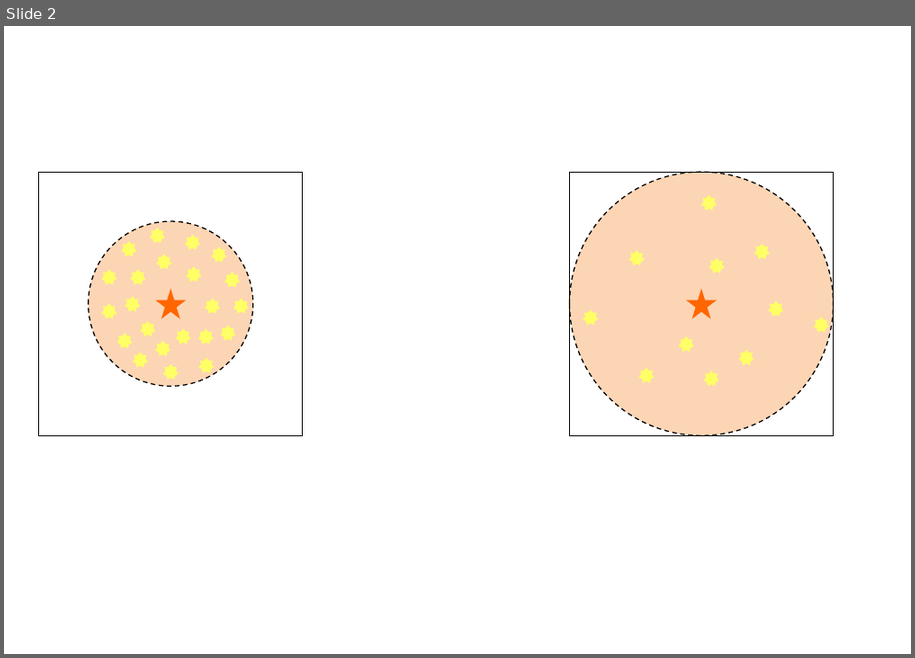
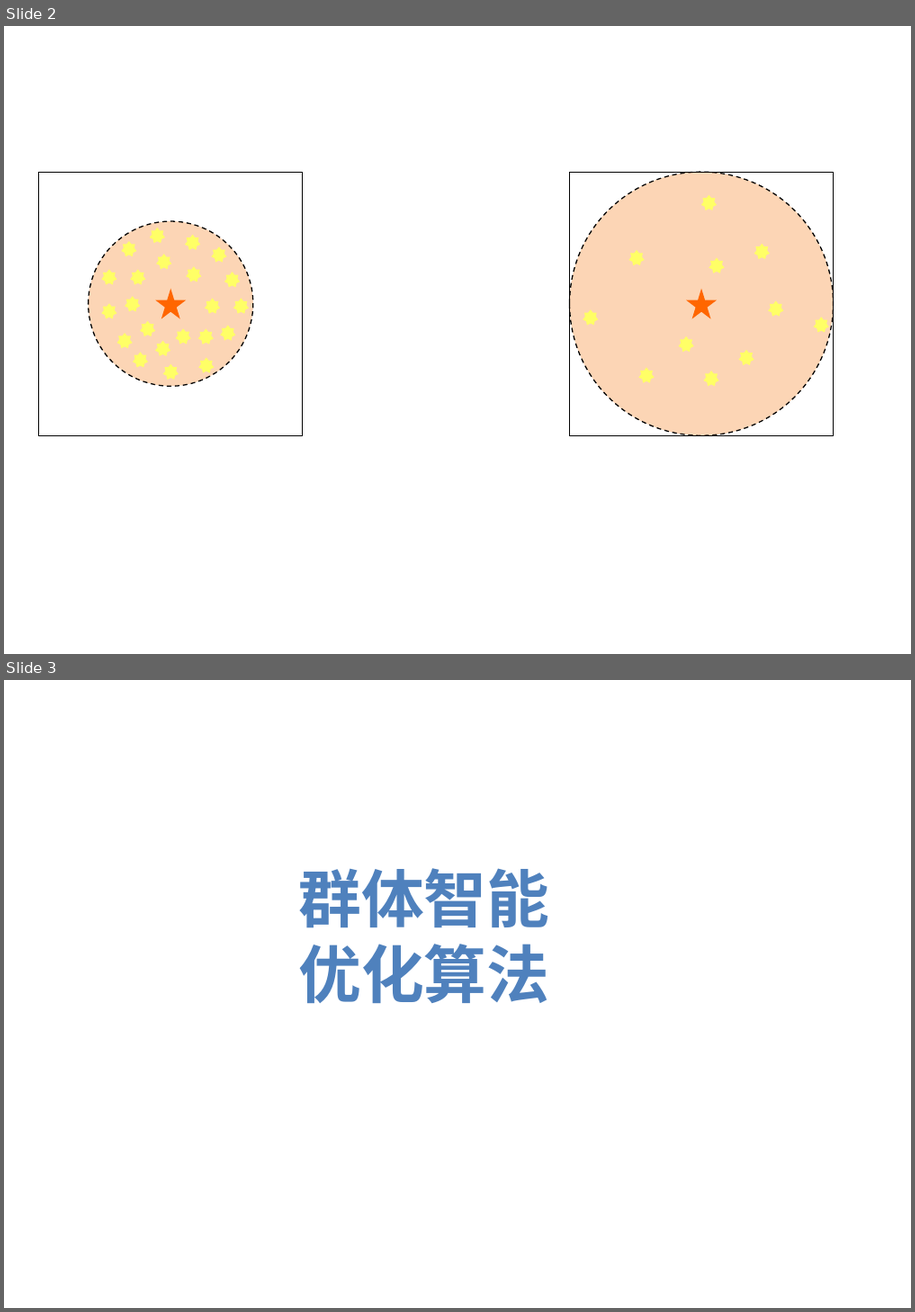
Before and after one commit to hanbaoan123/intelligent_optimization, a slide deck: 群优化/烟花算法.pptx. Shown one above the other, each under a label of ours: slide 2 before the commit, slides 2 and 3 after it. The pictures are 915x658 and 915x1312 pixels, drawn with LibreOffice and Linux fonts; fonts in the diff are those of the drawing. Boxes give left, top, right and bottom in pixels: in the first picture for what was removed or moved away, otherwise in the second. Text is boxed around its words. In the diff, an @@ line names an element or a change of style, - is before the commit and + after.

Commit message:
群体智能总结

```diff
--- a/群优化/烟花算法.pptx
+++ b/群优化/烟花算法.pptx
@@ slide 3 added at <box>4,680,911,1308</box>, background #CCE8CF @@
@@ text added at <box>298,868,549,1003</box>, 54 pt, text #4F81BD, bold @@
+群体智能
+优化算法
```
Also in this commit, not shown: 1 other file.
